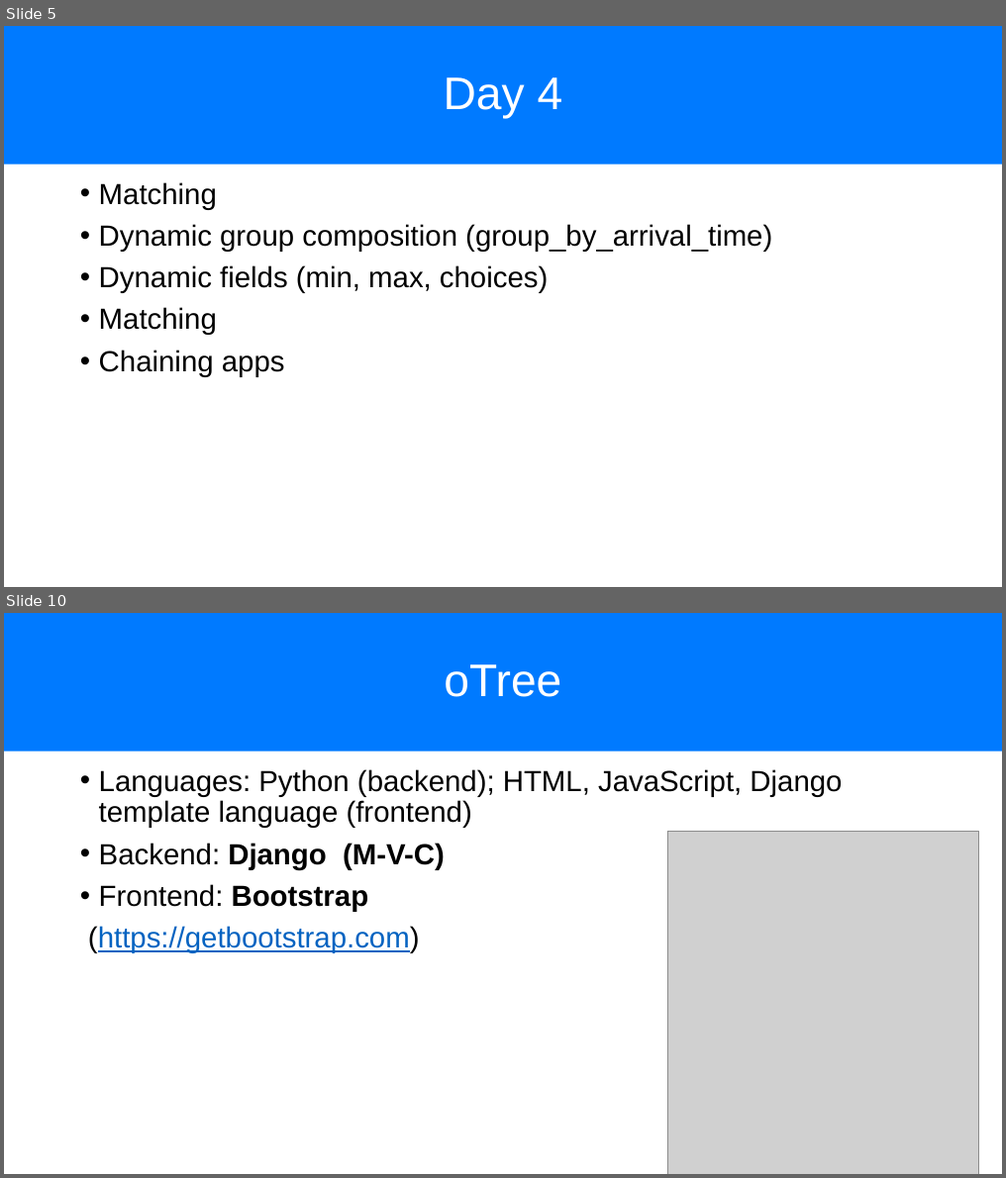
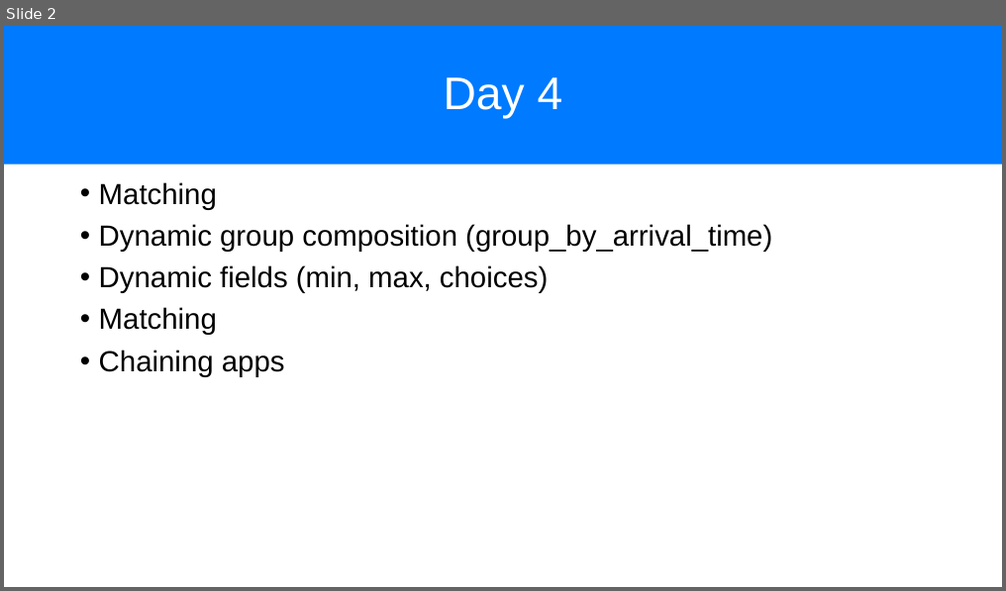
Before and after one commit to chapkovski/uncertainty-summer-school, a slide deck: presentations/frankfurt_july_2019 day4.pptx. Shown one above the other, each under a label of ours: slides 5 and 10 before the commit, slide 2 after it; the slides between them are not shown. The pictures are 1006x1178 and 1006x591 pixels, drawn with LibreOffice and Linux fonts; fonts in the diff are those of the drawing; grey boxes stand for pictures. Boxes give left, top, right and bottom in pixels: in the first picture for what was removed or moved away, otherwise in the second. Text is boxed around its words. In the diff, an @@ line names an element or a change of style, - is before the commit and + after.

```diff
--- a/presentations/frankfurt_july_2019 day4.pptx
+++ b/presentations/frankfurt_july_2019 day4.pptx
@@ slide 10 removed at bbox=[4, 613, 1002, 1174], background #FFFFFF @@
@@ title removed at bbox=[4, 613, 1002, 752] @@
-oTree
@@ text removed at bbox=[88, 769, 842, 954] @@
-• Languages: Python (backend); HTML, JavaScript, Django template language (frontend)
-• Backend: Django (M-V-C)
-• Frontend: Bootstrap
-(https://getbootstrap.com)
@@ picture removed at bbox=[667, 832, 979, 1174] @@
@@ what was slide 5 is now slide 2 @@
```
Also in this commit, not shown: 1 slide changed, 42 other slides removed, 21 other files.
